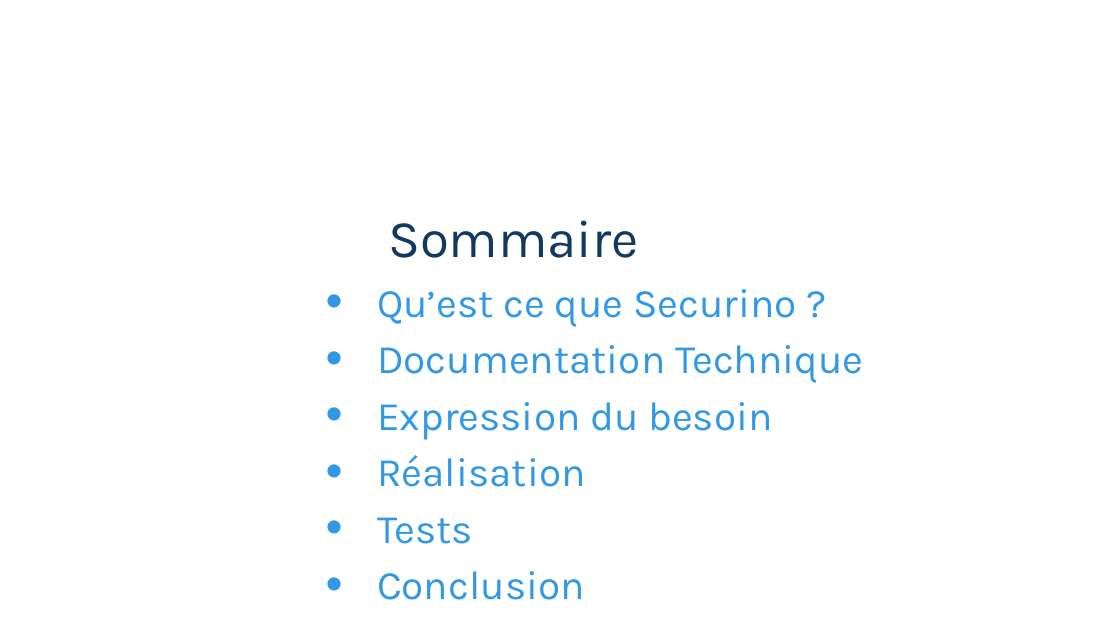
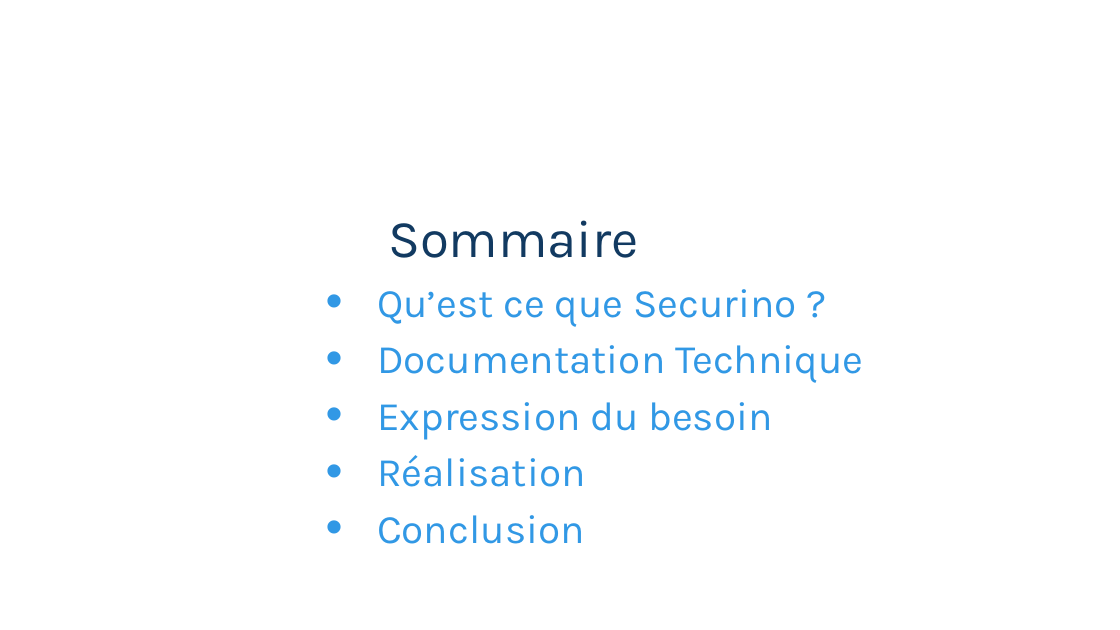
Before and after one commit to DorianThiv/securino, a slide deck: slide 2 of doc/Securnio & Securino Gatway.pptx. Drawn at 1120x630 pixels with LibreOffice and Linux fonts; fonts in the diff are those of the drawing; background and template pictures are left out. Boxes give left, top, right and bottom in pixels: in the first picture for what was removed or moved away, otherwise in the second. Text is boxed around its words. In the diff, an @@ line names an element or a change of style, - is before the commit and + after.

```diff
--- a/doc/Securnio & Securino Gatway.pptx
+++ b/doc/Securnio & Securino Gatway.pptx
@@ text at (377,517,473,544): paragraph removed @@
-• Tests
```
Also in this commit, not shown: 7 other slides changed, 4 slides added, 1 slide removed, 2 other files.
